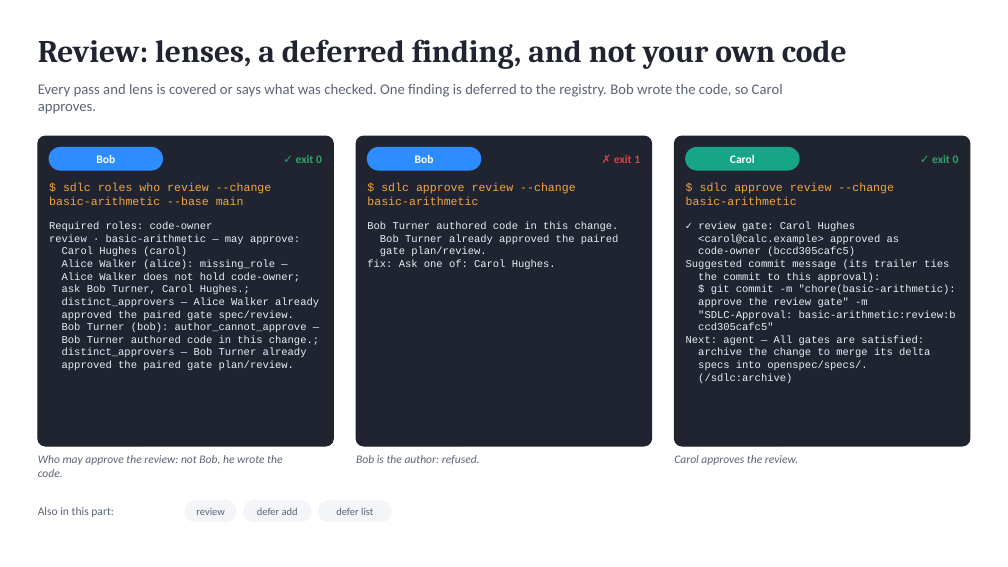
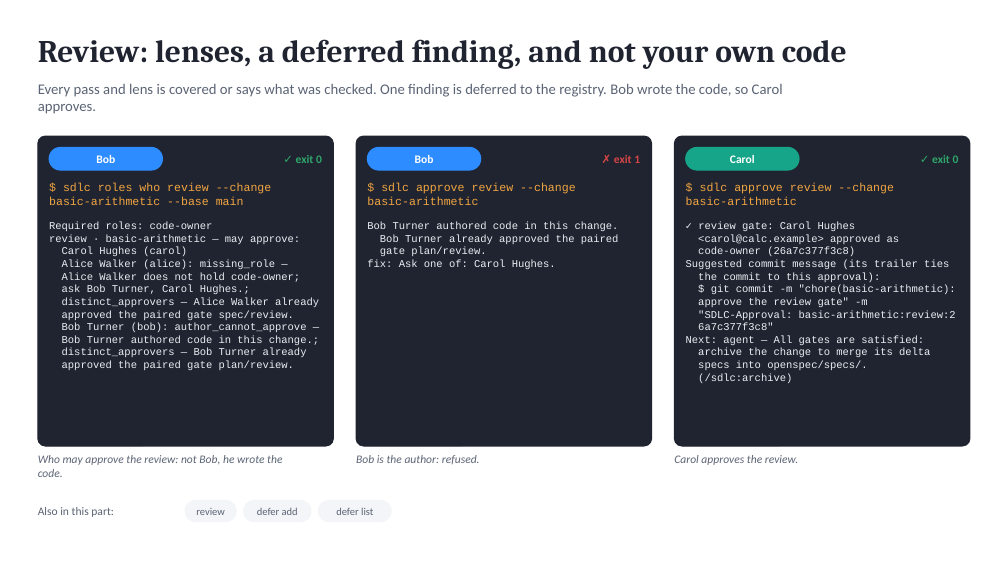
Before and after one commit to marin-ai-tech/sdlc, a slide deck: slide 12 of docs/demo/sdlc-calculator-demo.en.pptx. Drawn at 1008x567 pixels with LibreOffice and Linux fonts; fonts in the diff are those of the drawing. Boxes give left, top, right and bottom in pixels: in the first picture for what was removed or moved away, otherwise in the second. Text is boxed around its words. In the diff, an @@ line names an element or a change of style, - is before the commit and + after.

Commit message:
fix: doctor finds Git Bash for Claude Code, init keeps untouched lines, one name per tool (0.23.6)
The findings of one team working with different agent tools: on Windows Claude Code could not run sdlc's hooks while
doctor said they were fine, a second init reformatted the settings, and the reviewer role lost the finding format.

- On Windows, doctor warns when Claude Code will not find Git Bash and names CLAUDE_CODE_GIT_BASH_PATH with the path.
- init and update change only the lines they set in openspec/sdlc.yaml.
- Hook decisions name Claude Code claude-code, like trailers and log events.
- A team role replacing a built-in subagent keeps the review.md finding format.
- doctor and the Codex guide explain headless codex exec and hooks; a denied shell write names its files.
- MCP over HTTP keeps idle connections for 65 s, so clients that pause between calls are not reset.

```diff
--- a/docs/demo/sdlc-calculator-demo.en.pptx
+++ b/docs/demo/sdlc-calculator-demo.en.pptx
@@ text at (698,247,855,256): text changed @@
-code-owner (bccd305cafc5)
+code-owner (26a7c377f3c8)
@@ text at (698,310,956,330): text changed @@
-"SDLC-Approval: basic-arithmetic:review:b
-ccd305cafc5"
+"SDLC-Approval: basic-arithmetic:review:2
+6a7c377f3c8"
```
Also in this commit, not shown: 5 other slides changed, 47 other files.
